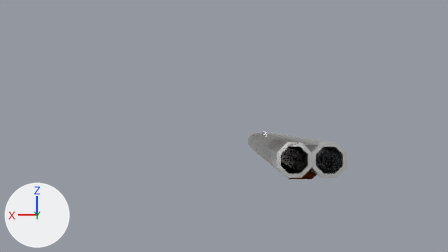
Renders of the Blender file blender/proj/shoga.blend from each side of a commit.
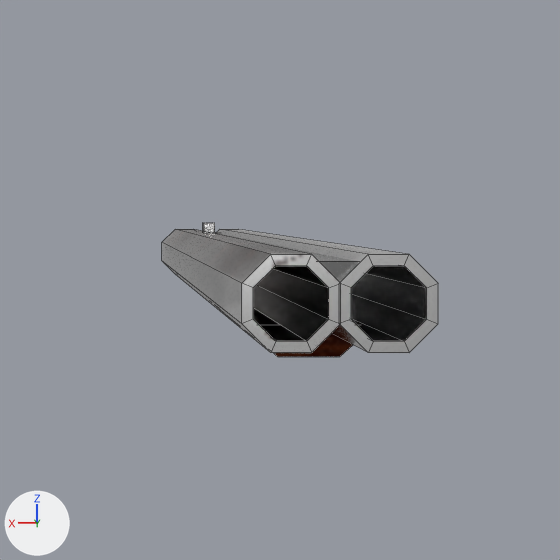
Each version appears first from the file's camera 'Camera', and next in a close-up on the part from 42% to 87% of the width and 20% to 100% of the height. The lights are fixed; the arrows at lower left show +X, +Y and +Z. The close-ups show mesh edges as thin lines.

Script lines for the objects in view, before the commit:
```python
mat_shotgunmat = principled_material('ShotGunMat')
mat_shotgunmat.texture = img_shotgunalbedo_png
mat_shotgunmat.metallic = 1.0
mat_shotgunmat.roughness = 0.208
mat_shotgunmat.specular_ior_level = 0.342
me_cube_010 = bpy.data.meshes.new('Cube.010')
me_cube_010.from_pydata(...)  # 96 vertices, 89 faces; spans x -0.338..0.041, y -0.051..0.049, z -0.017..0.054
me_cube_010.polygons.foreach_set('use_smooth', [True] * 89)
me_cube_010.materials.append(mat_shotgunmat)  # picture img_shotgunalbedo_png
ob_barrels_001 = bpy.data.objects.new('barrels.001', me_cube_010)
ob_barrels_001.location = (0.0, -0.1, -0.015)
ob_barrels_001.rotation_euler = (0.0, 0.00059, 1.571)  # degrees (0, 0, 90)
```
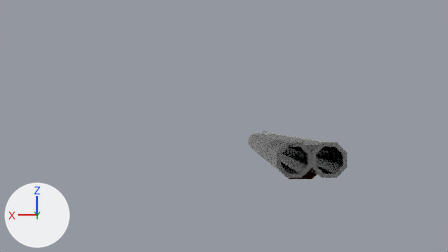
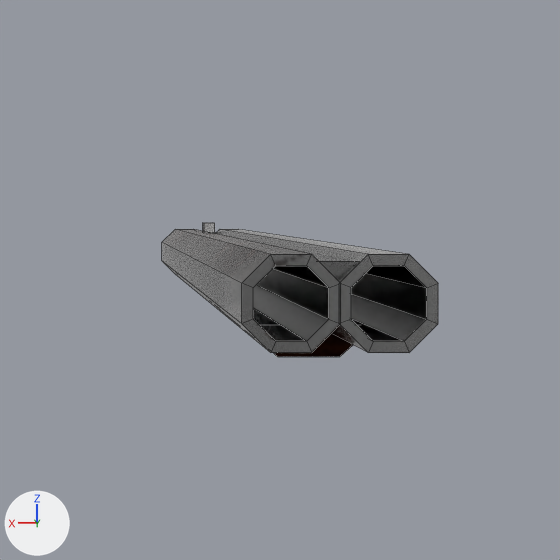
Patch to the scene script:
```diff
--- a/blender/proj/shoga.blend.py
+++ b/blender/proj/shoga.blend.py
@@ img_shotgunnormal @@
+img_shotgunnormal = load_image('shotgunNORMAL', '../../shogmare_unity/Assets/objects/shotgun/materials/shotgunNORMAL.png', 512, 512, 'sRGB')
@@ mat_shotgunmat @@
 n1.inputs[13].default_value = 0.342  # 'Specular IOR Level'
+n3 = _N.new('ShaderNodeNormalMap'); n3.name = 'Normal Map'
+n3.inputs[0].default_value = 1.1  # 'Strength'
+n4 = _N.new('ShaderNodeTexImage'); n4.name = 'Image Texture.001'
+n4.image = img_shotgunnormal
+n4.interpolation = 'Closest'
+n4.projection_blend = 0.545
 n2 = _N.new('ShaderNodeTexImage'); n2.name = 'Image Texture'
@@ mat_shotgunmat @@
 n1 = _N.new('ShaderNodeBsdfPrincipled'); n1.name = 'Principled BSDF'
 _L.new(n2.outputs[0], n1.inputs[0])  # 'Color' to 'Base Color'
+_L.new(n4.outputs[0], n3.inputs[1])  # 'Color' to 'Color'
+_L.new(n3.outputs[0], n1.inputs[5])  # 'Normal' to 'Normal'
@@ me_cube_010 @@
 me_cube_010.from_pydata(...)  # 96 vertices, 89 faces; spans x -0.338..0.041, y -0.051..0.049, z -0.017..0.054
 # used by ob_barrels_001; location = (0.0, -0.1, -0.015); rotation_euler = (0.0, 0.00059, 1.571), in degrees (0, 0, 90)
+# me_cube_010 part 1: texture (UV) coordinates of 16 of 89 faces, centred in x -0.148, y -0.045..0.043, z 0.003..0.041, changed; they spanned u 0.09..0.48, v 0.62..0.99 and now span u 0.29..0.59, v 0.02..0.08
 me_cube_010.materials.append(mat_shotgunmat)
```

Changed parts and their boxes [x1, y1, x2, y2] in the close-ups (560 x 560 px):
'barrels.001', surface changed: [162, 223, 438, 357] in both
part 1 of me_cube_010, surface changed (black to grey): [253, 266, 427, 341] in both
